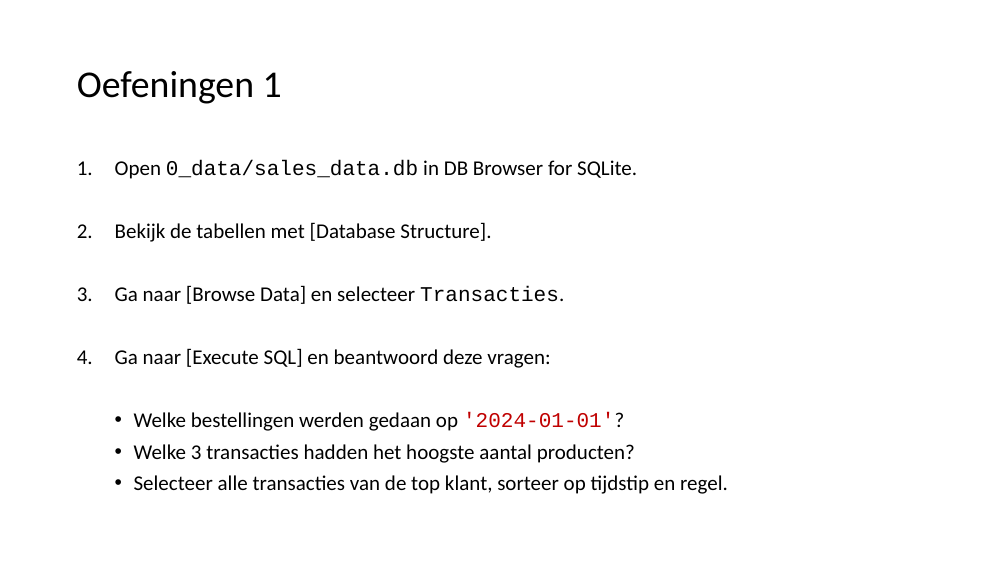
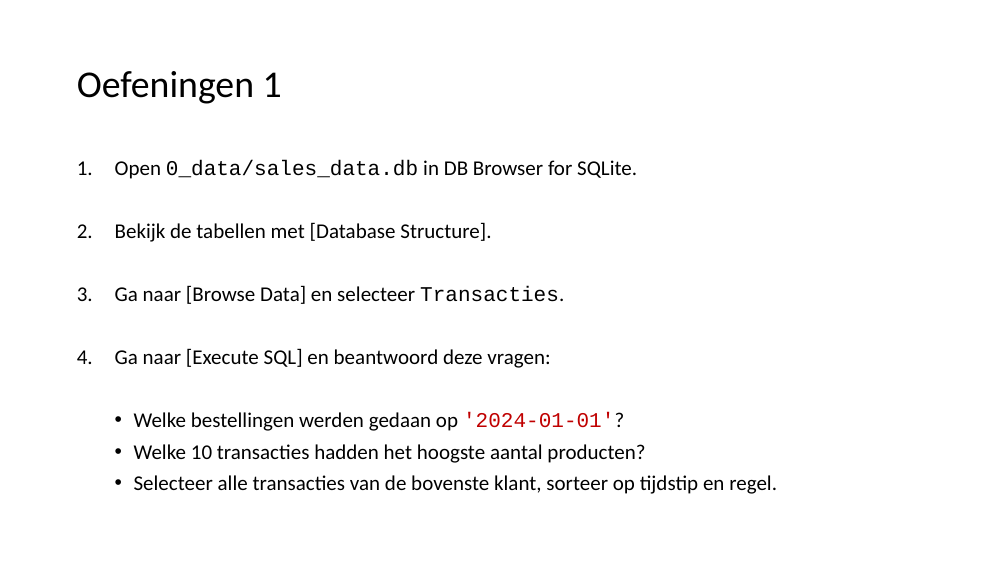
Before and after one commit to LFKoning/knowledge-sharing, a slide deck: slide 18 of sql_course/1_basics/1_basics.pptx (slide 17 before the commit). Drawn at 1008x567 pixels with LibreOffice and Linux fonts; fonts in the diff are those of the drawing. Boxes give left, top, right and bottom in pixels: in the first picture for what was removed or moved away, otherwise in the second. Text is boxed around its words. In the diff, an @@ line names an element or a change of style, - is before the commit and + after.

```diff
--- a/sql_course/1_basics/1_basics.pptx
+++ b/sql_course/1_basics/1_basics.pptx
@@ text at <box>134,444,777,494</box>: text changed @@
-  • Welke 3 transacties hadden het hoogste aantal producten?
-  • Selecteer alle transacties van de top klant, sorteer op tijdstip en regel.
+  • Welke 10 transacties hadden het hoogste aantal producten?
+  • Selecteer alle transacties van de bovenste klant, sorteer op tijdstip en regel.
```
Also in this commit, not shown: 11 other slides changed, 1 slide added, 1 other file.
